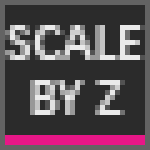
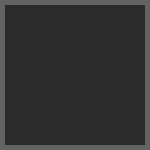
Before/after of a (150, 150) layered artwork. What changed in the layer stack:
renamed "SIM LOOP copy" to "SCALE BY Z", hid the group it (2 layers) over (5, 25, 145, 145)
